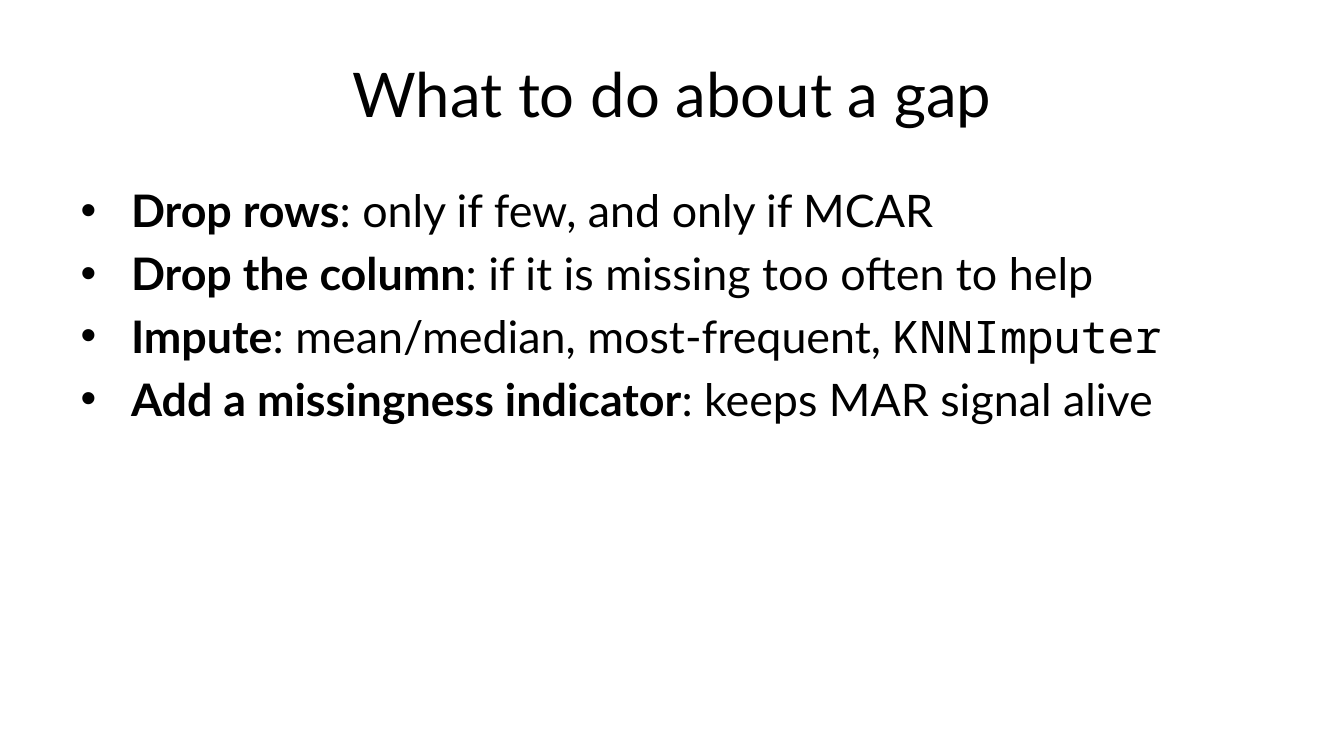
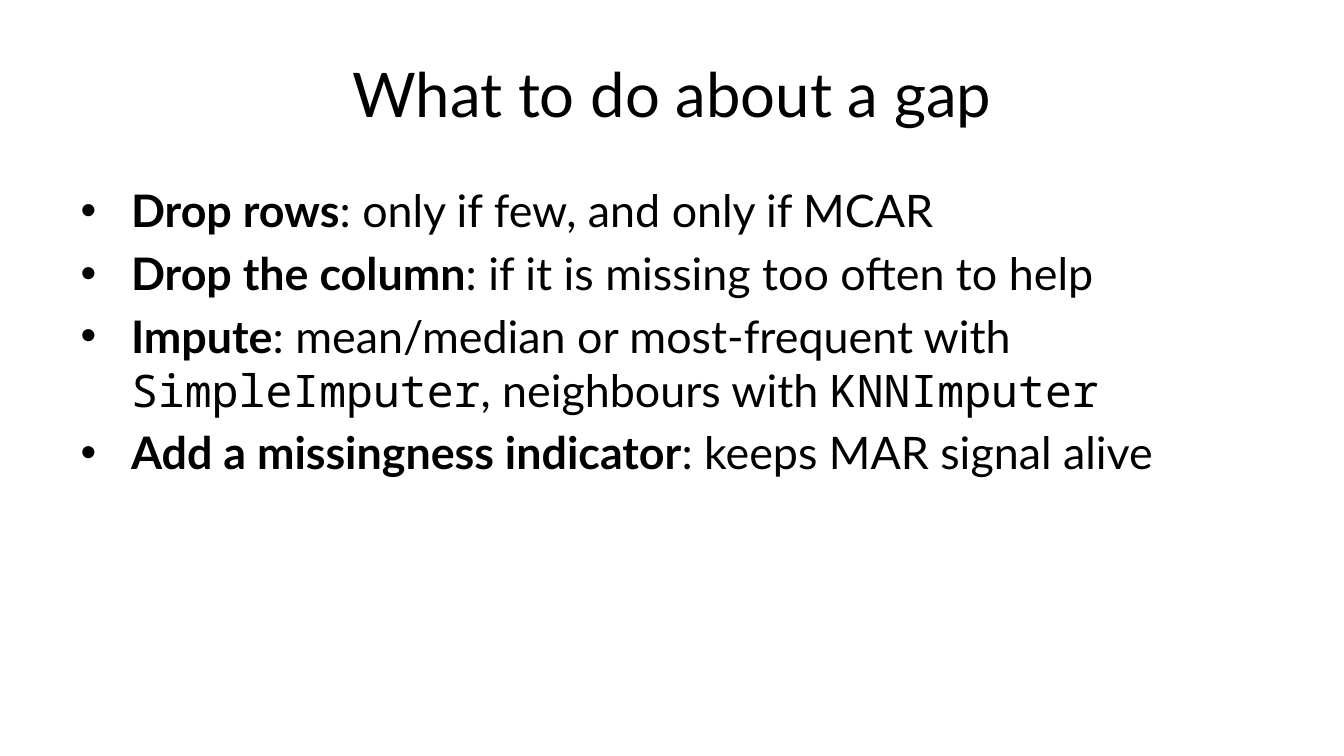
Before and after one commit to fabioantonini/technologies-for-artificial-intelligence, a slide deck: slide 13 of Lessons/02_data_exploration_and_preparation/Slides/data_exploration_and_preparation_slides.pptx. Drawn at 1344x756 pixels with LibreOffice and Linux fonts; fonts in the diff are those of the drawing; background and template pictures are left out. Boxes give left, top, right and bottom in pixels: in the first picture for what was removed or moved away, otherwise in the second. Text is boxed around its words. In the diff, an @@ line names an element or a change of style, - is before the commit and + after.

```diff
--- a/Lessons/02_data_exploration_and_preparation/Slides/data_exploration_and_preparation_slides.pptx
+++ b/Lessons/02_data_exploration_and_preparation/Slides/data_exploration_and_preparation_slides.pptx
@@ text at <box>131,320,1099,418</box>: text changed @@
-• Impute: mean/median, most-frequent, KNNImputer
+• Impute: mean/median or most-frequent with SimpleImputer, neighbours with KNNImputer
```
Also in this commit, not shown: 5 other slides changed, 2 slides added, 2 slides removed, 2 other files.
